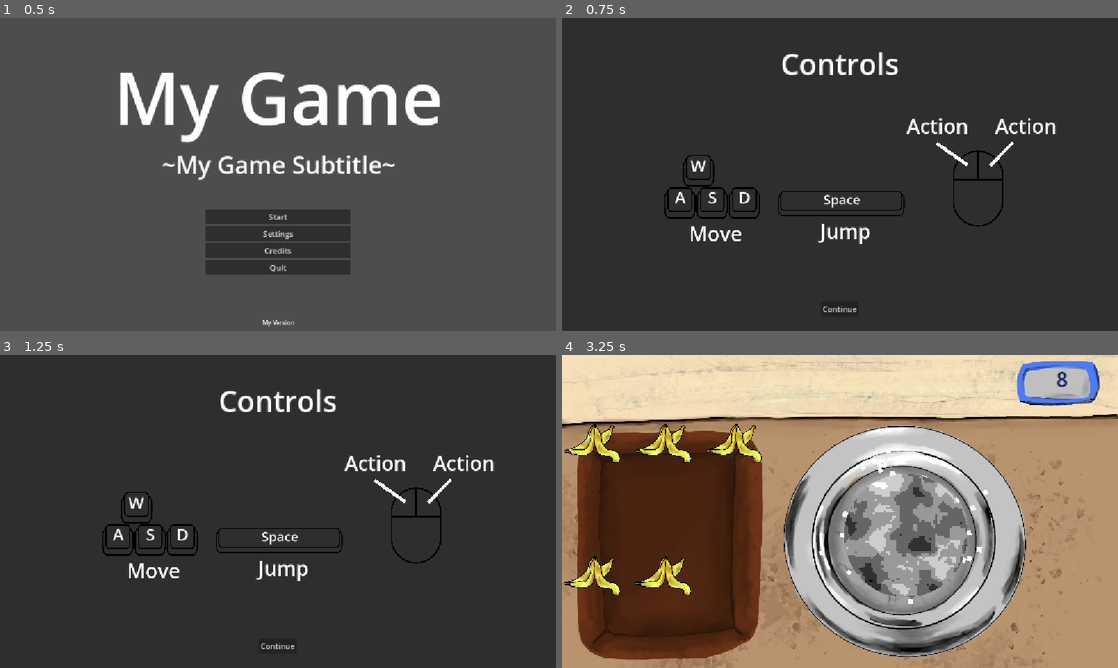
Above: before the commit, frames 1-4 (two rows, left to right).
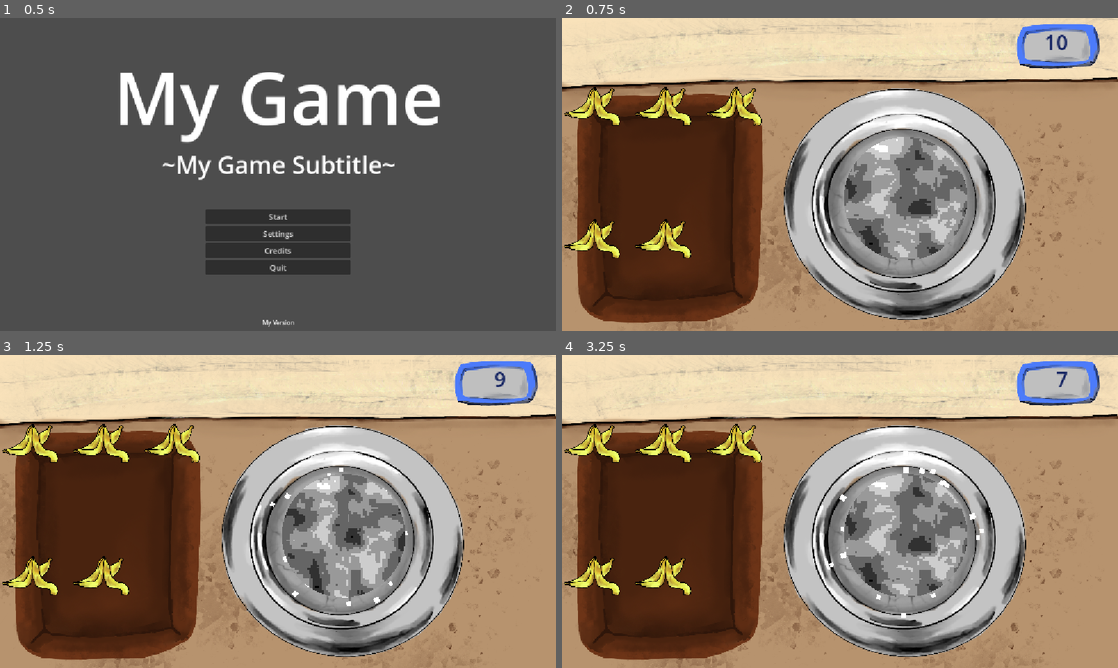
Above: after the commit, the same moments.

Repository: KIT-GameJam/Firework-Craft
Game: Godot game, scene res://gamemanager/gamemanager.tscn
Same seed, same stepped clock (60 frames per second), same inputs: the game is played once before the commit and once after it.
Inputs (mouse positions are in pixels of both pictures, inside the frame that each line leads up to):
- Up to frame 1 (0.5 s): no input
- Up to frame 2 (0.75 s): click "Start" at 0.5 s
- Up to frame 3 (1.25 s): no input
- Up to frame 4 (3.25 s): click (840, 646) at 1.25 s, where only the run before the commit has a clickable "Continue"; tap Enter at 2 s; move the mouse to (595, 470) at 2.02 s; hold D (move_right) 2.03-2.78 s; click (595, 470) at 2.17 s; move the mouse to (667, 470) at 2.77 s; hold S (move_down) from 2.78 s (still down); click (667, 470) at 2.92 s

Frame 1 is identical in both runs. In frame 2, 98% of the frame differs, in the area x 0-100%, y 0-100%; in frame 3, 98%; in frame 4, 0.5%.

Commit message:
skipped control screen

Diff:
--- a/entities/Ingredients/banana_ingredient.tscn
+++ b/entities/Ingredients/banana_ingredient.tscn
@@ -1,8 +1,8 @@
-[gd_scene load_steps=5 format=3 uid="uid://bhnbko3x404ly"]
+[gd_scene load_steps=5 format=3 uid="uid://bowvutyly8gqu"]
 
-[ext_resource type="PackedScene" uid="uid://d5ph0vlkp1tu" path="res://entities/ingredients/abstractIngredient.tscn" id="1_3kl3t"]
+[ext_resource type="PackedScene" uid="uid://d5ph0vlkp1tu" path="res://entities/Ingredients/abstractIngredient.tscn" id="1_3kl3t"]
 [ext_resource type="Texture2D" uid="uid://ujbeg51ilnry" path="res://textures/ingredients/banana.png" id="2_5legj"]
-[ext_resource type="Script" uid="uid://dfnp38cb0upof" path="res://entities/ingredients/fireworkResource.gd" id="3_xbs47"]
+[ext_resource type="Script" uid="uid://dfnp38cb0upof" path="res://entities/Ingredients/fireworkResource.gd" id="3_xbs47"]
 
 [sub_resource type="Resource" id="Resource_5rhu6"]
 script = ExtResource("3_xbs47")
--- a/gamemanager.tscn
+++ /dev/null
@@ -1,39 +0,0 @@
-[gd_scene load_steps=6 format=3 uid="uid://dq6japeljqcb7"]
-
-[ext_resource type="Script" uid="uid://cluu0cgltsenj" path="res://gamemanager/gamemanager.gd" id="1_ymq0e"]
-[ext_resource type="PackedScene" uid="uid://cyfvcuxi210mg" path="res://levels/main_level.tscn" id="2_2iwnt"]
-[ext_resource type="Environment" uid="uid://bhb4ckqipjvu3" path="res://other/main_environment.tres" id="3_7j27j"]
-[ext_resource type="Theme" uid="uid://hheneshfv1b2" path="res://ui/themes/your_theme.tres" id="4_tw36h"]
-[ext_resource type="PackedScene" uid="uid://bilai15byqef2" path="res://ui/screens/pause-menu/pause_menu.tscn" id="5_3f68o"]
-
-[node name="Gamemanager" type="Node"]
-process_mode = 3
-script = ExtResource("1_ymq0e")
-main_level = ExtResource("2_2iwnt")
-max_level = 1
-
-[node name="WorldEnvironment" type="WorldEnvironment" parent="."]
-environment = ExtResource("3_7j27j")
-
-[node name="MenuLayer" type="CanvasLayer" parent="."]
-unique_name_in_owner = true
-layer = 0
-follow_viewport_enabled = true
-
-[node name="DebugLabel" type="Label" parent="MenuLayer"]
-unique_name_in_owner = true
-visible = false
-offset_left = 23.0
-offset_top = 16.0
-offset_right = 600.0
-offset_bottom = 308.0
-theme = ExtResource("4_tw36h")
-
-[node name="PauseMenu" parent="MenuLayer" instance=ExtResource("5_3f68o")]
-unique_name_in_owner = true
-visible = false
-theme = ExtResource("4_tw36h")
-
-[connection signal="continue_btn_pressed" from="MenuLayer/PauseMenu" to="." method="resume"]
-[connection signal="exit_game_btn_pressed" from="MenuLayer/PauseMenu" to="." method="_quit_game"]
-[connection signal="exit_to_main_menu_btn_pressed" from="MenuLayer/PauseMenu" to="." method="_return_to_title_screen"]
--- a/gamemanager/gamemanager.gd
+++ b/gamemanager/gamemanager.gd
@@ -47,7 +47,8 @@
 
 func _start_game() -> void:
 	level = 0
-	_show_controls()
+	_show_main_level()
+	#_show_controls()
 
 #region Pausing
 
